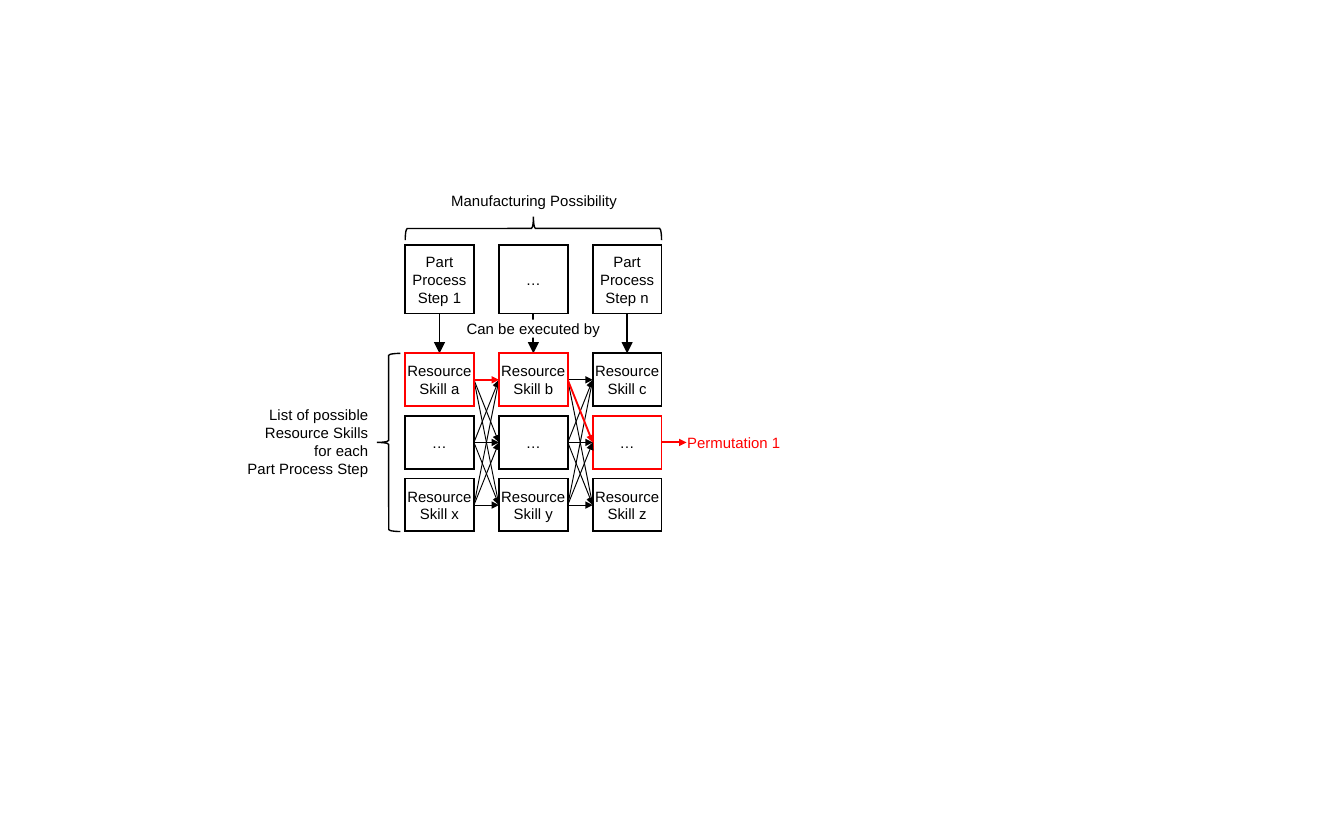
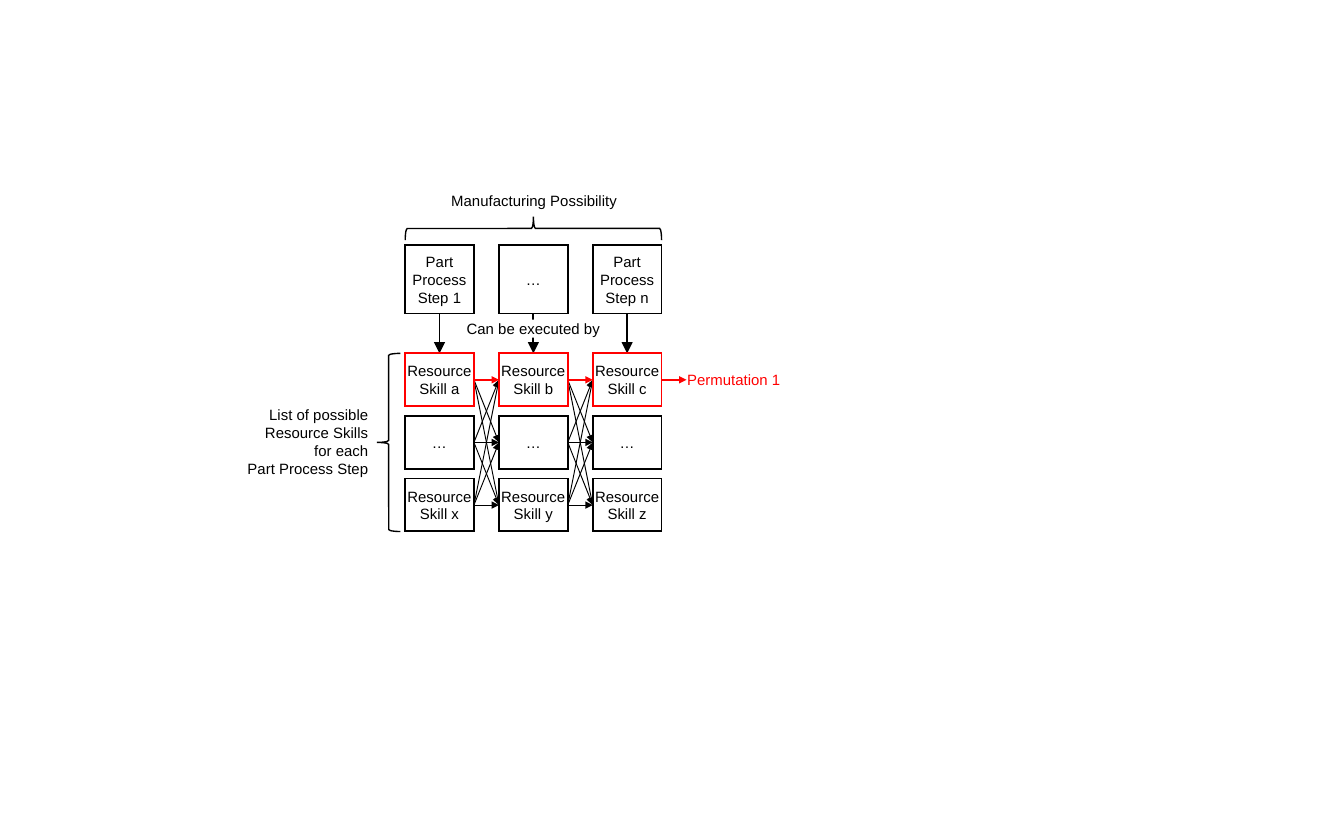
Before and after one commit to iswunistuttgart/plafosus, a slide deck: slide 5 of docs/docu_v1.pptx. Drawn at 1344x840 pixels with LibreOffice and Linux fonts; fonts in the diff are those of the drawing. Boxes give left, top, right and bottom in pixels: in the first picture for what was removed or moved away, otherwise in the second. Text is boxed around its words. In the diff, an @@ line names an element or a change of style, - is before the commit and + after.

```diff
--- a/docs/docu_v1.pptx
+++ b/docs/docu_v1.pptx
@@ rectangle "Resource" at box(593, 353, 661, 406): outline #000000 1 pt to #FF0000 1 pt @@
@@ arrow (567, 380) - (593, 380): stroke #000000 0.5 pt to #FF0000 1 pt @@
@@ arrow (567, 380) - (593, 442): stroke #FF0000 1 pt to #000000 0.5 pt @@
@@ arrow moved from (661, 442) - (687, 442) to (661, 380) - (687, 380) @@
@@ text "Permutation 1": place and size @@
-text "Permutation 1" at box(687, 437, 780, 448)
+text "Permutation 1" at box(687, 374, 780, 385)
@@ rectangle "…" at box(593, 417, 661, 469): outline #FF0000 1 pt to #000000 1 pt @@
```
Also in this commit, not shown: 2 other files.
